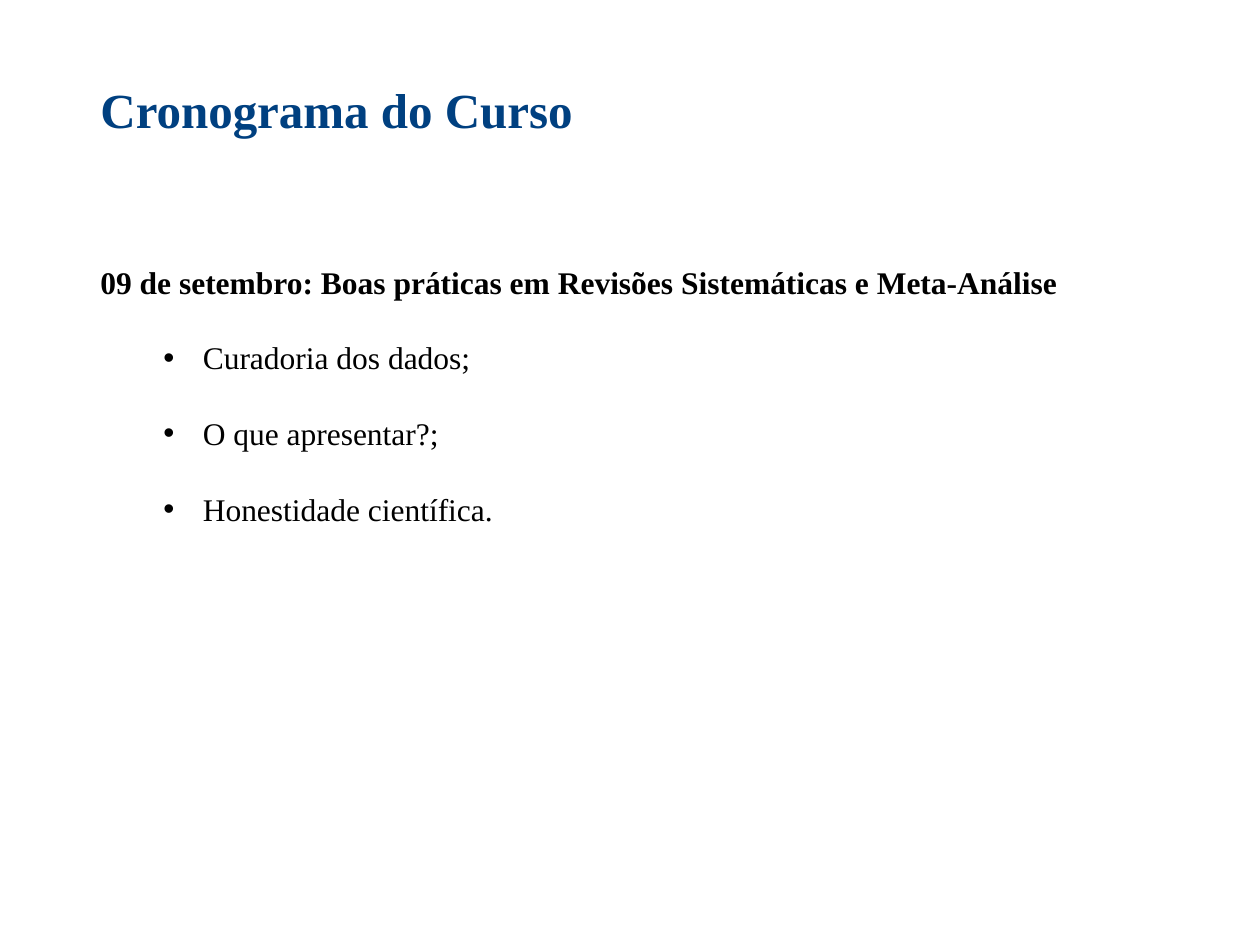
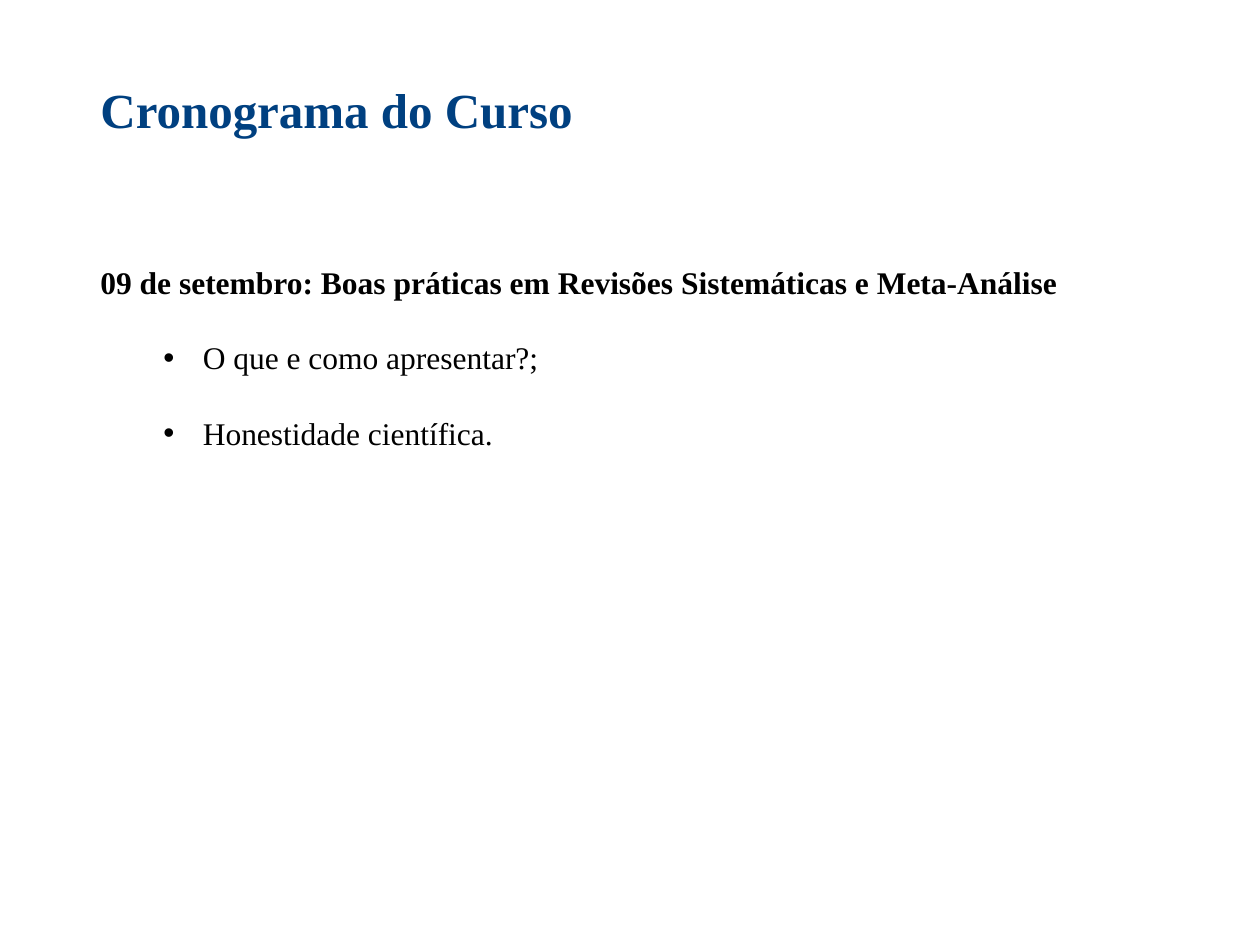
Before and after one commit to nacmarino/maR, a slide deck: slide 10 of 01 - apresentacao e estrutura do curso/Estrutura do Curso.pptx (slide 11 before the commit). Drawn at 1260x945 pixels with LibreOffice and Linux fonts; fonts in the diff are those of the drawing. Boxes give left, top, right and bottom in pixels: in the first picture for what was removed or moved away, otherwise in the second. Text is boxed around its words. In the diff, an @@ line names an element or a change of style, - is before the commit and + after.

```diff
--- a/01 - apresentacao e estrutura do curso/Estrutura do Curso.pptx
+++ b/01 - apresentacao e estrutura do curso/Estrutura do Curso.pptx
@@ text at <box>203,348,538,376</box>: text changed @@
-  • Curadoria dos dados;
-  • O que apresentar?;
+  • O que e como apresentar?;
```
Also in this commit, not shown: 5 other slides changed, 1 slide added.
